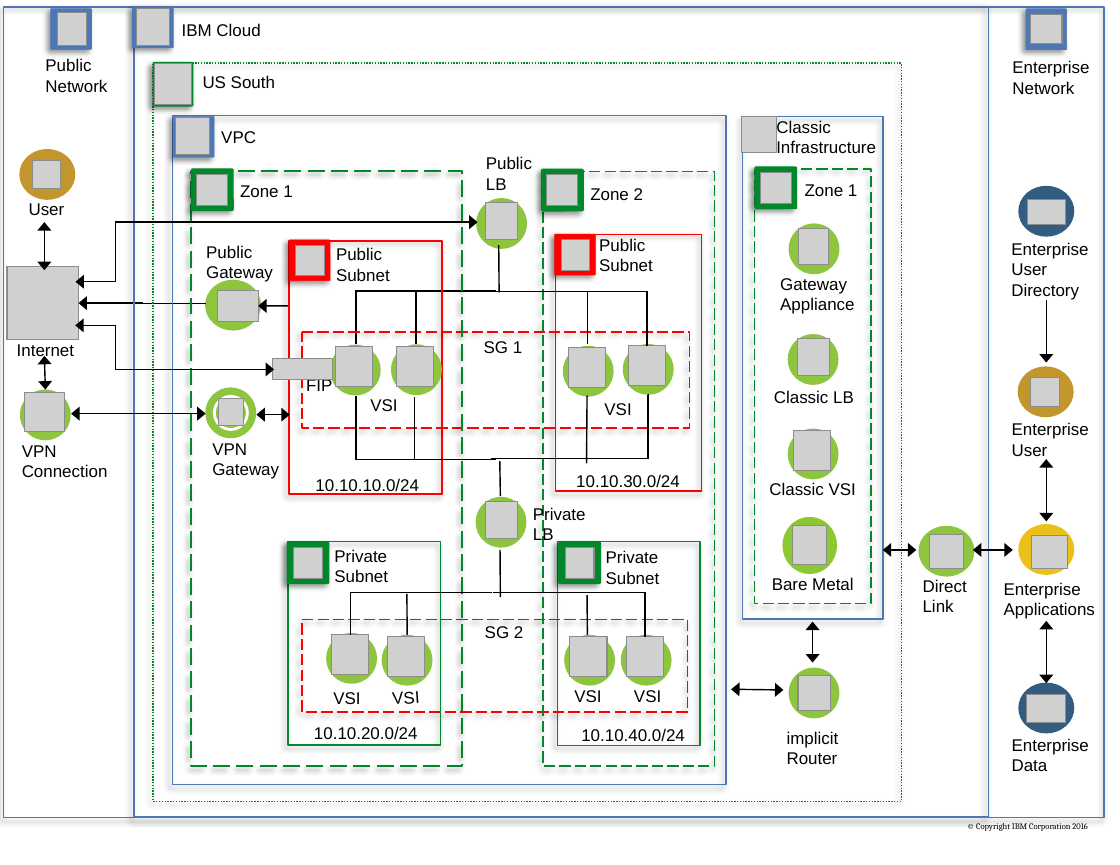
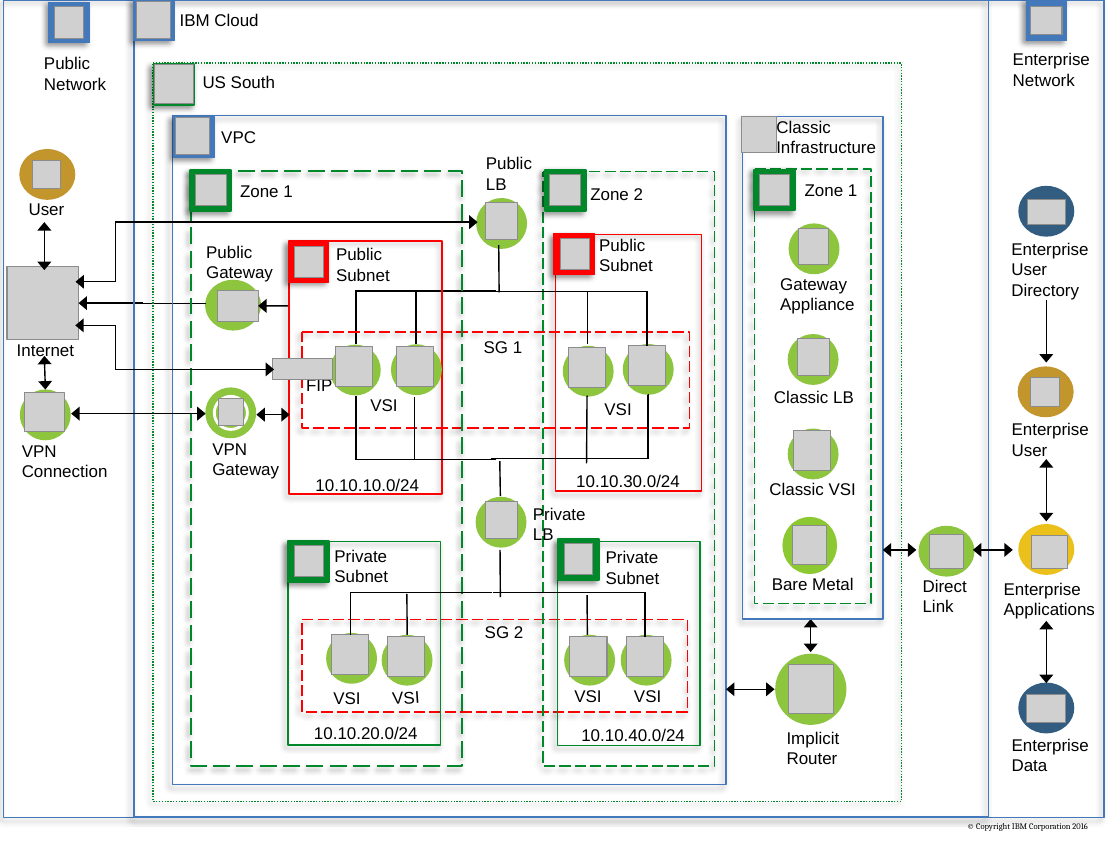
Before and after one commit to ibm-cloud-architecture/ibm-cloud-stencils, a slide deck: slide 2 of powerpoint/templates/VirtualPrivateCloudEditablePPT.pptx. Drawn at 1120x865 pixels with LibreOffice and Linux fonts; fonts in the diff are those of the drawing; grey boxes stand for pictures; background and template pictures are left out. Boxes give left, top, right and bottom in pixels: in the first picture for what was removed or moved away, otherwise in the second. Text is boxed around its words. In the diff, an @@ line names an element or a change of style, - is before the commit and + after.

Commit message:
minor

```diff
--- a/powerpoint/templates/VirtualPrivateCloudEditablePPT.pptx
+++ b/powerpoint/templates/VirtualPrivateCloudEditablePPT.pptx
@@ outline #4E77B6 1 pt to #4378BB 1 pt in 4 elements at box(172, 116, 726, 786), box(742, 117, 883, 620), box(133, 0, 988, 818), box(3, 0, 1104, 818) @@
@@ rounded rectangle: place and size @@
-rounded rectangle at box(3, 7, 1104, 819)
+rounded rectangle at box(3, 0, 1104, 818)
@@ 2 rounded rectangles, 1 picture: place and size @@
-2 rounded rectangles, 1 picture at box(51, 7, 173, 50)
+2 rounded rectangles, 1 picture at box(49, 0, 174, 43)
@@ picture: place and size @@
-picture at box(58, 13, 88, 46)
+picture at box(55, 6, 85, 39)
@@ rounded rectangle: place and size @@
-rounded rectangle at box(133, 6, 988, 818)
+rounded rectangle at box(133, 0, 988, 818)
@@ 2 texts, 1 picture, 1 rounded rectangle: place and size @@
-2 texts, 1 picture, 1 rounded rectangle at box(182, 9, 1089, 94)
+2 texts, 1 picture, 1 rounded rectangle at box(180, 0, 1090, 86)
@@ fill #4E77B6 to #4378BB; outline #4E77B6 0.5 pt to #4378BB 0.5 pt; proportions changed in 4 elements at box(173, 117, 214, 158), box(133, 0, 174, 41), box(49, 2, 90, 43), box(1026, 0, 1067, 41) @@
@@ proportions changed in 8 elements at box(554, 234, 595, 275), box(288, 241, 329, 282), box(545, 170, 585, 211), box(190, 170, 231, 211), box(754, 170, 795, 211), box(288, 541, 329, 581), box(558, 540, 599, 580), box(154, 64, 194, 105) @@
@@ double arrow moved from (813, 622) - (813, 663) to (810, 619) - (810, 653) @@
@@ freeform shape: place and size @@
-freeform shape at box(789, 668, 840, 719)
+freeform shape at box(775, 654, 846, 725)
@@ double arrow moved from (731, 689) - (783, 690) to (726, 689) - (775, 689) @@
@@ picture: place and size @@
-picture at box(798, 676, 831, 711)
+picture at box(788, 665, 833, 714)
@@ text at box(787, 731, 840, 764): text changed @@
-implicit Router
+Implicit Router
```
